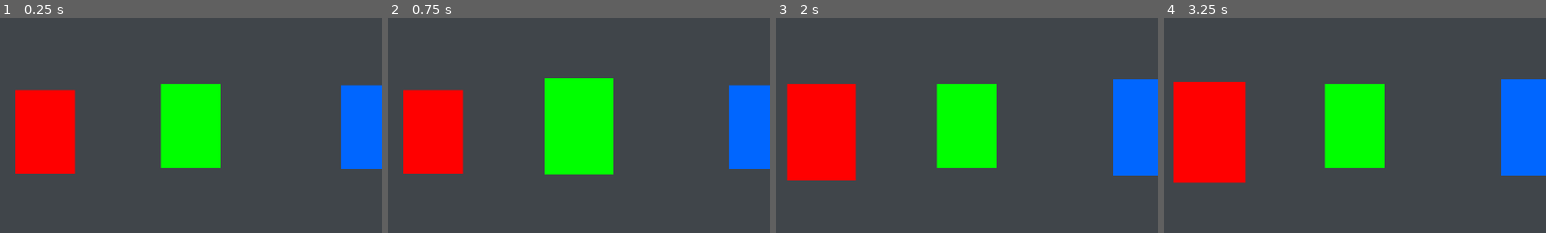
Above: before the commit, frames 1-4 (left to right).
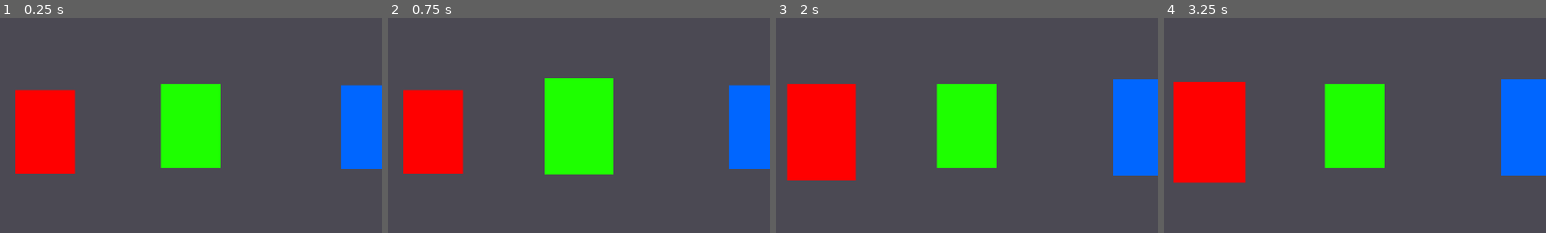
Above: after the commit, the same moments.

Repository: sundowns/deckbuilder-template
Game: Godot game, scene res://game.tscn
Two runs of this game, one before a commit and one after it. Both use one fixed random seed, a clock stepped at 60 frames per second and the inputs below.
Inputs (mouse positions are % of the whole screen's width and height, from its top left):
- Up to frame 1 (0.25 s): no input
- Up to frame 2 (0.75 s): tap Enter at 0.5 s; drag from (34, 44) to (60, 28) at 0.52 s
- Up to frame 3 (2 s): tap Space at 1.25 s; drag from (15, 46) to (58, 45) at 1.27 s
- Up to frame 4 (3.25 s): click (58, 45) at 2.17 s; tap Enter at 2.75 s; drag from (45, 70) to (15, 46) at 2.77 s
The pictures show only the part of the screen within x 9-59%, y 19-69%; the shares and areas given below are measured in that part.

The runs differ from the first frame. In frame 1, 6.1% of the frame differs, in the area x 42-58%, y 30-70%; in frame 2, 8.0%, in the area x 41-59%, y 28-73%; in frame 3, 6.1%; in frame 4, 6.1%.

Commit message:
wip dragging cards around

Diff:
--- a/cards/PlayableCard.gd
+++ b/cards/PlayableCard.gd
@@ -10,8 +10,8 @@
 @onready var collision_area: Area2D = $Area2D
 @onready var collision_shape: CollisionShape2D = $Area2D/CollisionShape2D
 
-# Debug node for visibility
-@onready var background: ColorRect = $Background
+# Should eventually be replaced with actual sprites for each card
+@onready var background: ColorRect = $OutlineClippingMask/Background
 
 var scale_tween: Tween
 var is_selected: bool = false
@@ -26,11 +26,11 @@
 	shape.size = default_card_size
 	collision_shape.shape = shape
 	collision_area.position = shape.size/2
-	#collision_shape.position = shape.size/2
 
 	background.size = shape.size
 	background.color = card_data.colour
 	pivot_offset = default_card_size/2
+	custom_minimum_size = default_card_size
 
 func _on_mouse_entered() -> void:
 	if is_selected: return
@@ -46,10 +46,12 @@
 	scale_tween = create_tween().set_ease(Tween.EASE_OUT).set_trans(Tween.TRANS_ELASTIC)
 	scale_tween.tween_property(self, "scale", Vector2.ONE, 0.4)
 
-func _on_area_2d_input_event(viewport: Node, event: InputEvent, shape_idx: int) -> void:
+func _on_area_2d_input_event(_viewport: Node, event: InputEvent, _shape_idx: int) -> void:
 	if event is InputEventMouseButton:
 		if event.is_pressed():
-			Cards._on_card_clicked(self)
+			Cards._on_card_mouse_pressed(self)
+		elif event.is_released():
+			Cards._on_card_mouse_released()
 
 func select() -> void:
 	is_selected = true
--- a/cards/PlayableCard.tscn
+++ b/cards/PlayableCard.tscn
@@ -5,6 +5,7 @@
 [sub_resource type="RectangleShape2D" id="RectangleShape2D_n1stb"]
 
 [node name="PlayableCard" type="Control"]
+clip_contents = true
 layout_mode = 3
 anchors_preset = 0
 offset_right = 40.0
@@ -12,14 +13,10 @@
 mouse_filter = 1
 script = ExtResource("1_xvaog")
 
-[node name="SelectedOutline" type="ColorRect" parent="."]
-layout_mode = 0
-offset_right = 40.0
-offset_bottom = 40.0
-color = Color(1, 1, 0, 1)
+[node name="OutlineClippingMask" type="Sprite2D" parent="."]
+clip_children = 1
 
-[node name="Background" type="ColorRect" parent="."]
-layout_mode = 0
+[node name="Background" type="ColorRect" parent="OutlineClippingMask"]
 offset_right = 80.0
 offset_bottom = 100.0
 mouse_filter = 1
--- a/cards/data/GreenCard.tres
+++ b/cards/data/GreenCard.tres
@@ -6,4 +6,4 @@
 script = ExtResource("1_k3dea")
 title = "Green Guy"
 description = "I am a fairly green card"
-colour = Color(0, 1, 0, 1)
+colour = Color(0.116667, 1, 0, 1)
--- a/game.tscn
+++ b/game.tscn
@@ -16,7 +16,7 @@
 size_flags_horizontal = 6
 size_flags_vertical = 6
 mouse_filter = 1
-color = Color(0.2494, 0.271053, 0.29, 1)
+color = Color(0.292358, 0.286838, 0.326249, 1)
 metadata/_edit_lock_ = true
 
 [node name="Systems" type="Node" parent="."]
--- a/src/autoload/Cards.gd
+++ b/src/autoload/Cards.gd
@@ -4,9 +4,7 @@
 var _properties = {}
 
 var selected_card: PlayableCard = null
-
-func _process(delta: float) -> void:
-	pass
+var _is_dragging: bool = false
 
 func _ready() -> void :
 	loader = CardDataLoader.new()
@@ -19,19 +17,21 @@
 func get_data(type: Constants.CardType):
 	return _properties[type]
 
-func _on_card_clicked(card: PlayableCard):
+func _on_card_mouse_pressed(card: PlayableCard):
 	if not selected_card:
 		card.select()
 		selected_card = card
+		_is_dragging = true
 	elif selected_card != card:
 		selected_card.deselect()
 		card.select()
 		selected_card = card
+		_is_dragging = true
 
-#var _is_dragging: bool = false
-#
-#func begin_drag() -> void:
-	#_is_dragging = true
-#
-#func end_drag() -> void:
-	#_is_dragging = false
+func _on_card_mouse_released():
+	_is_dragging = false
+
+func _process(_delta: float) -> void:
+	if _is_dragging:
+		# Remember to store the offset of where it was pressed, so the card doesnt snap to the centre of the mouse
+		print('dragging, lets move it..')
